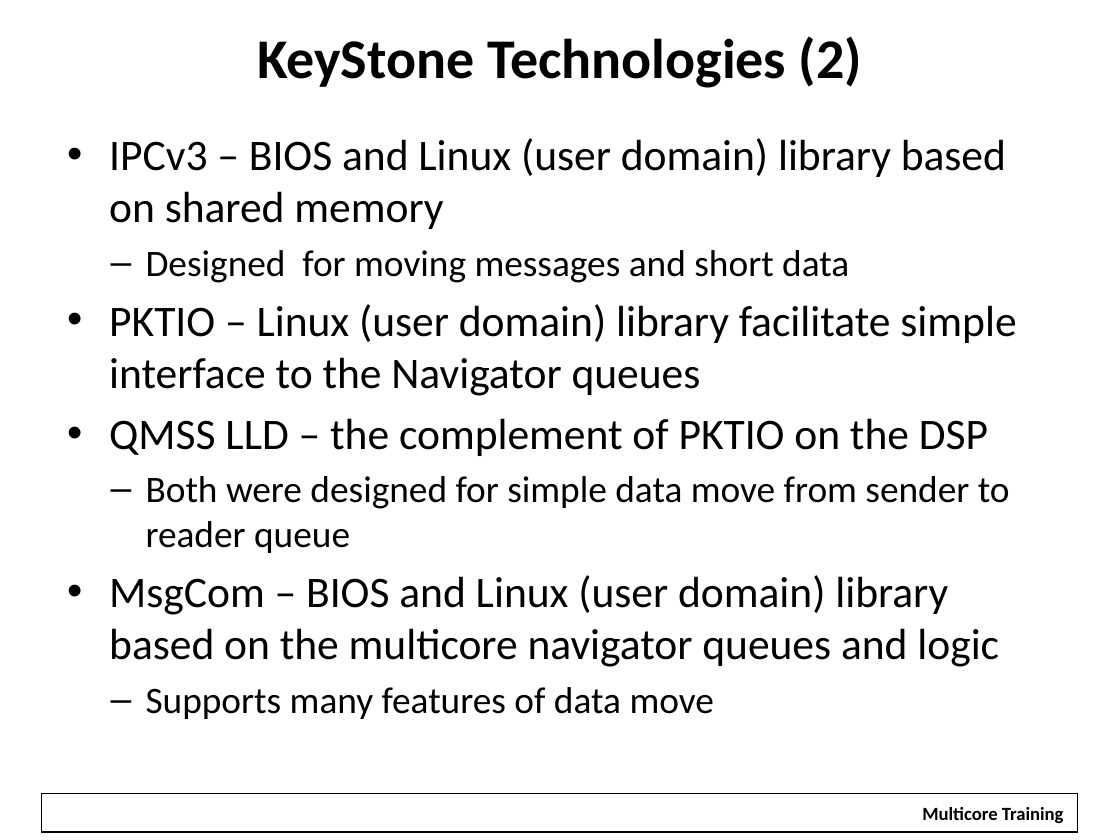
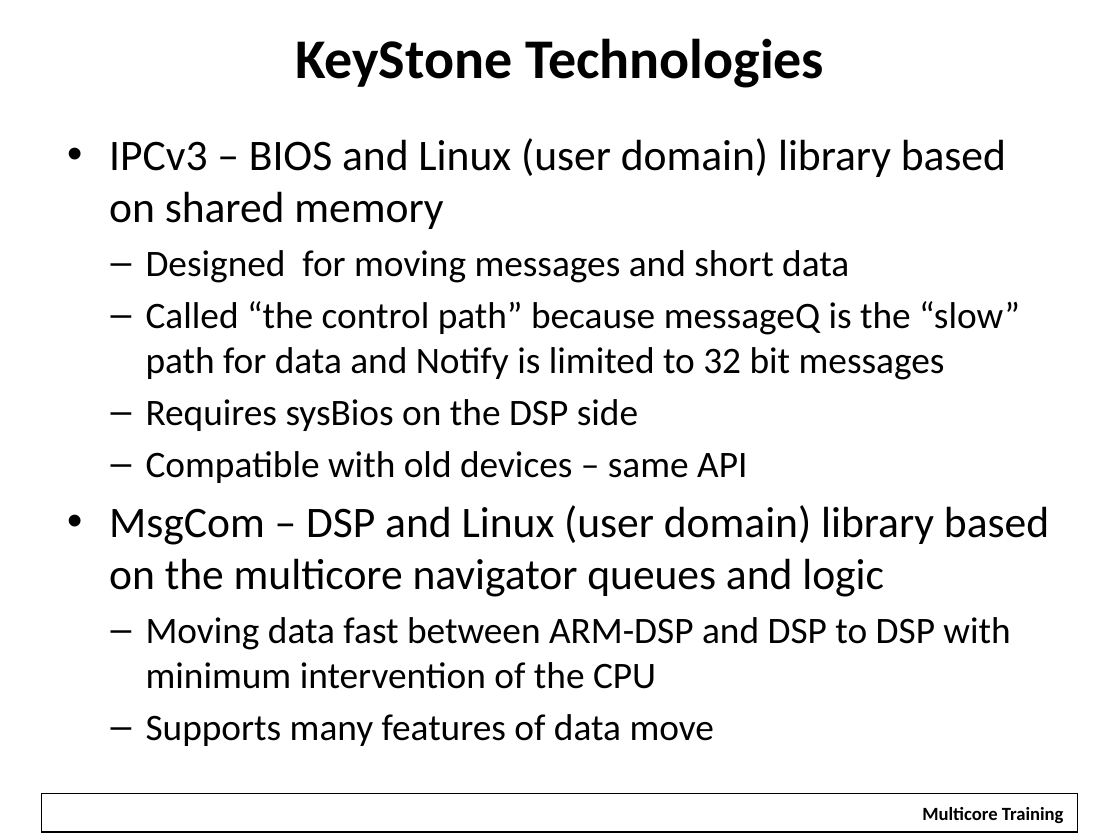
Before and after one commit to hari1989/keystone-workshop, a slide deck: slide 6 of preliminary/Working/presentations/KeyStoneII_ IPC.pptx (slide 7 before the commit). Drawn at 1120x840 pixels with LibreOffice and Linux fonts; fonts in the diff are those of the drawing; background and template pictures are left out. Boxes give left, top, right and bottom in pixels: in the first picture for what was removed or moved away, otherwise in the second. Text is boxed around its words. In the diff, an @@ line names an element or a change of style, - is before the commit and + after.

```diff
--- a/preliminary/Working/presentations/KeyStoneII_ IPC.pptx
+++ b/preliminary/Working/presentations/KeyStoneII_ IPC.pptx
@@ title at bbox=[295, 38, 824, 88]: text changed @@
-KeyStone Technologies (2)
+KeyStone Technologies
@@ text at bbox=[109, 301, 1049, 689]: text changed; size 28 to 24 pt @@
-• PKTIO – Linux (user domain) library facilitate simple interface to the Navigator queues
-• QMSS LLD – the complement of PKTIO on the DSP
-  – Both were designed for simple data move from sender to reader queue
-• MsgCom – BIOS and Linux (user domain) library based on the multicore navigator queues and logic
+  – Called “the control path” because messageQ is the “slow” path for data and Notify is limited to 32 bit messages
+  – Requires sysBios on the DSP side
+  – Compatible with old devices – same API
+• MsgCom – DSP and Linux (user domain) library based on the multicore navigator queues and logic
+  – Moving data fast between ARM-DSP and DSP to DSP with minimum intervention of the CPU
```
Also in this commit, not shown: 15 other slides changed, 7 slides removed.
